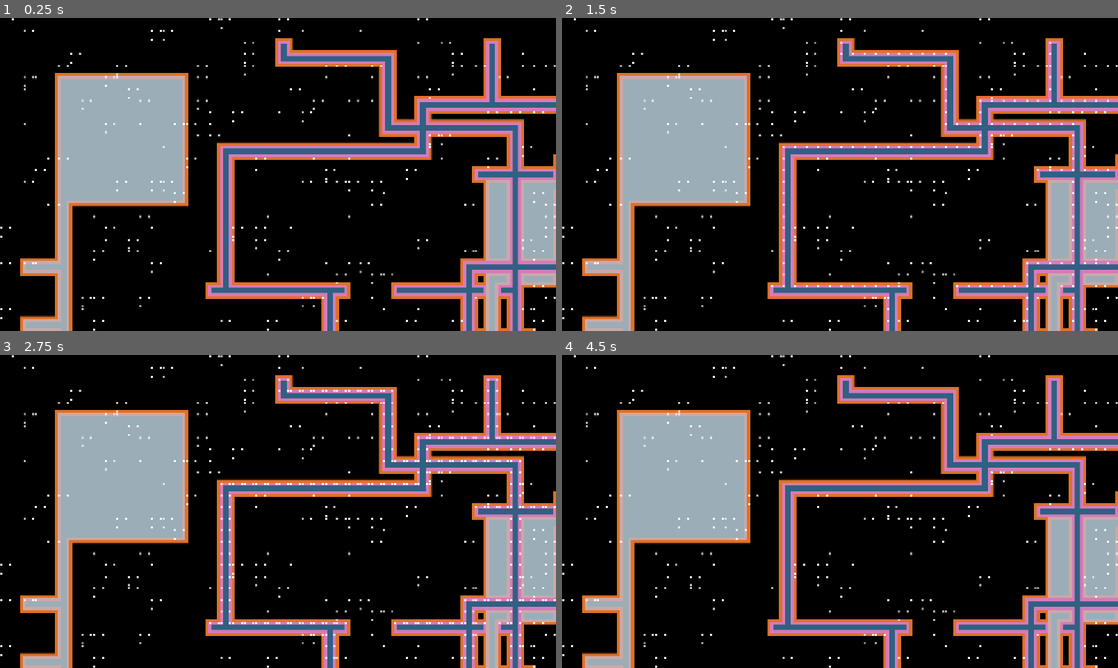
Above: before the commit, frames 1-4 (two rows, left to right).
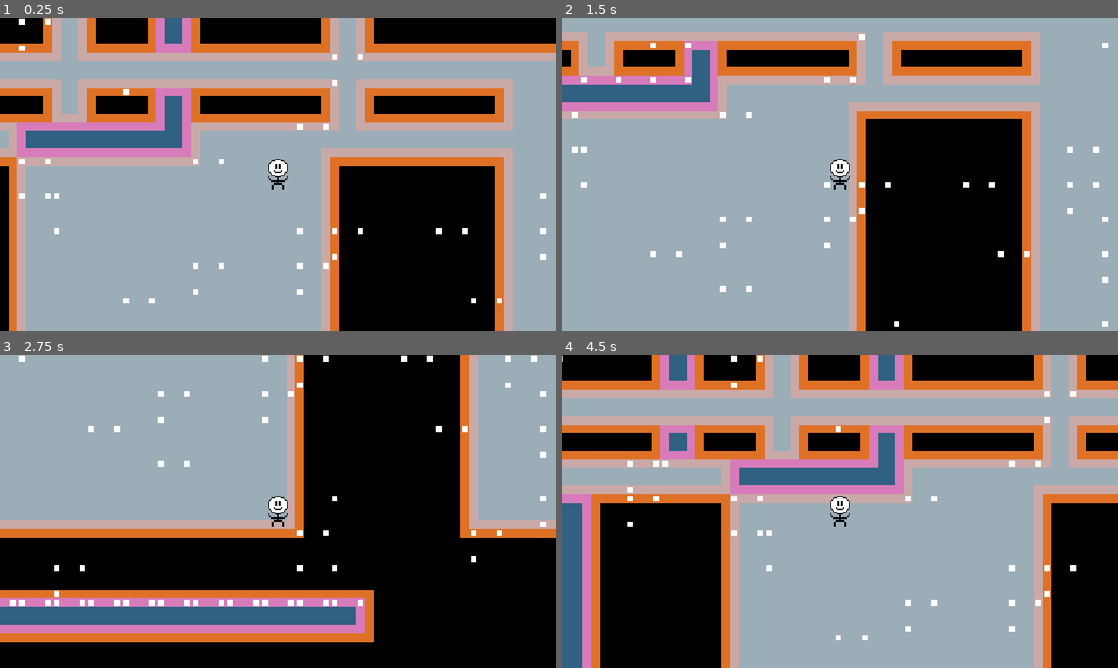
Above: after the commit, the same moments.

Repository: jessica-seabolt/novice
Game: Godot game, scene res://dungeon/Dungeon.tscn
The game is run twice, just before and just after one commit, with the same random seed, the same clock (stepped at 60 frames per second) and the same inputs.
Inputs:
- Up to frame 1 (0.25 s): no input
- Up to frame 2 (1.5 s): tap Enter at 0.5 s; hold D (move_right, bound only after the commit) 0.53-1.28 s; tap Space at 1.25 s; hold S (move_down, bound only after the commit) from 1.28 s (still down)
- Up to frame 3 (2.75 s): release S (move_down, bound only after the commit) at 2.03 s; hold D (move_right, bound only after the commit) from 2.03 s (still down)
- Up to frame 4 (4.5 s): tap Enter at 2.75 s; release D (move_right, bound only after the commit) at 2.78 s; hold W (move_up, bound only after the commit) 2.78-3.53 s; hold A (move_left, bound only after the commit) from 3.53 s (still down)

The runs differ from the first frame. In frame 1, 74% of the frame differs, in the area x 0-100%, y 0-100%; in frame 2, 73%; in frame 3, 58%; in frame 4, 83%.

Commit message:
Add the player, player spawning, 8-direction movement, and a turn system
- Player scene: a Node2D with a sprite and a following camera,
  placed with setup() by Dungeon
- SpawnGenerator picks a random room, then a random tile in it that
  can reach every other room
- FloorValidator now remembers that
  region, preferring the larger one when two reach as many rooms
- MoveRules decides whether a step is allowed
- Movement in 8 directions, with WASD, the arrow keys, the d-pad or
  the left stick
- Each step moves the player on the grid right away and slides the
  sprite over after, so actors added later can move at the same time
- TurnSystem asks each actor to take its turn in order
- Placeholder test sprite, nearest-neighbour texture filtering, and
  movement inputs in project settings
- Wobble some dogs

Diff:
--- a/dungeon/dungeon.gd
+++ b/dungeon/dungeon.gd
@@ -2,8 +2,13 @@
 ## Generates dungeon floors for a player to explore
 
 const TEST_CONFIG = preload("res://dungeon/config/dc_test.tres")
+const PLAYER_SCENE: PackedScene = preload("res://entity/player/player.tscn")
+
 var config: DungeonConfig
 var grid: FloorGrid
+var player: Player
+var turn_system: TurnSystem
+
 @onready var tilemap_layer: TileMapLayer = $TileMapLayer
 
 
@@ -23,5 +28,20 @@
     HallwayGenerator.generate(ctx)
     SpecialTerrainGenerator.generate(ctx)
     FloorValidator.validate(ctx)
+    SpawnGenerator.generate(ctx)
     FloorRenderer.render(grid, tilemap_layer)
+    _spawn_player(ctx)
+    _setup_turn_system()
     grid.print_grid()
+
+
+func _spawn_player(ctx: GenerationContext) -> void:
+    player = PLAYER_SCENE.instantiate()
+    add_child(player)
+    player.setup(grid, tilemap_layer, ctx.player_spawn)
+
+
+func _setup_turn_system() -> void:
+    turn_system = TurnSystem.new()
+    turn_system.add_actor(player)
+    turn_system.run()
--- a/dungeon/generation/floor_validator.gd
+++ b/dungeon/generation/floor_validator.gd
@@ -8,8 +8,9 @@
     for _repair: int in range(ctx.rooms.size()):
         var labels: Dictionary = _label_regions(ctx.grid)
         var region_rooms: Dictionary = _rooms_by_region(ctx.grid, labels)
-        var main: int = _region_with_most_rooms(region_rooms)
+        var main: int = _main_region(region_rooms, _region_sizes(labels))
         if main == -1 or region_rooms[main].size() == ctx.rooms.size():
+            ctx.reachable_tiles = _tiles_in_region(labels, main)
             return
 
         var path: Array[Vector2i] = _path_to_missing_room(ctx.grid, labels, region_rooms, main)
@@ -69,10 +70,17 @@
     return region_rooms
 
 
-static func _region_with_most_rooms(region_rooms: Dictionary) -> int:
+# The region touching the most rooms, or the bigger one when two regions touch as many
+static func _main_region(region_rooms: Dictionary, region_sizes: Dictionary) -> int:
     var best: int = -1
     for region: int in region_rooms:
-        if best == -1 or region_rooms[region].size() > region_rooms[best].size():
+        if best == -1:
+            best = region
+            continue
+        var rooms_here: int = region_rooms[region].size()
+        var rooms_best: int = region_rooms[best].size()
+        var bigger: bool = region_sizes[region] > region_sizes[best]
+        if rooms_here > rooms_best or (rooms_here == rooms_best and bigger):
             best = region
     return best
 
@@ -124,3 +132,18 @@
         path.append(p)
         p = came_from[p]
     return path
+
+
+static func _tiles_in_region(labels: Dictionary, region: int) -> Array[Vector2i]:
+    var tiles: Array[Vector2i] = []
+    for p: Vector2i in labels:
+        if labels[p] == region:
+            tiles.append(p)
+    return tiles
+
+
+static func _region_sizes(labels: Dictionary) -> Dictionary:
+    var sizes: Dictionary = {}
+    for p: Vector2i in labels:
+        sizes[labels[p]] = sizes.get(labels[p], 0) + 1
+    return sizes
--- a/dungeon/generation/generation_context.gd
+++ b/dungeon/generation/generation_context.gd
@@ -6,6 +6,8 @@
 var rng: RandomNumberGenerator
 var rooms: Array[DungeonRoom]
 var astar: AStarGrid2D
+var reachable_tiles: Array[Vector2i]
+var player_spawn: Vector2i
 
 var _next_room_id: int
 
--- /dev/null
+++ b/dungeon/generation/spawn_generator.gd
@@ -0,0 +1,14 @@
+class_name SpawnGenerator extends RefCounted
+## Decides where things start on a floor
+
+
+## Picks a random room, then a random reachable tile in it
+static func generate(ctx: GenerationContext) -> void:
+    var room: DungeonRoom = ctx.rooms[ctx.rng.randi_range(0, ctx.rooms.size() - 1)]
+
+    var tiles: Array[Vector2i] = []
+    for p: Vector2i in ctx.reachable_tiles:
+        if ctx.grid.get_tile(p).room_id == room.id:
+            tiles.append(p)
+
+    ctx.player_spawn = tiles[ctx.rng.randi_range(0, tiles.size() - 1)]
--- /dev/null
+++ b/dungeon/turn_system.gd
@@ -0,0 +1,17 @@
+class_name TurnSystem extends RefCounted
+## Decides who acts next, and asks each actor to take its turn
+
+var _actors: Array[Player] = []
+
+
+func add_actor(actor: Player) -> void:
+    _actors.append(actor)
+
+
+## Runs turns forever, one actor at a time
+func run() -> void:
+    if _actors.is_empty():
+        return
+    while true:
+        for actor: Player in _actors:
+            await actor.take_turn()
--- /dev/null
+++ b/entity/move_rules.gd
@@ -0,0 +1,18 @@
+class_name MoveRules extends RefCounted
+## Decides whether a creature can step from one tile to a neighbouring one
+
+
+## Whether something standing on "from" can step one tile in "direction", diagonals included
+static func can_step(grid: FloorGrid, from: Vector2i, direction: Vector2i) -> bool:
+    var to: Vector2i = from + direction
+    if not grid.is_ground(to):
+        return false
+
+    # A diagonal step can't cut across the corner of a wall
+    if direction.x != 0 and direction.y != 0:
+        var beside_x: Vector2i = from + Vector2i(direction.x, 0)
+        var beside_y: Vector2i = from + Vector2i(0, direction.y)
+        if grid.is_wall(beside_x) or grid.is_wall(beside_y):
+            return false
+
+    return true
--- /dev/null
+++ b/entity/player/player.gd
@@ -0,0 +1,71 @@
+class_name Player extends Node2D
+## The player's character, walking the floor one tile per turn
+
+## How long one step takes to slide, in seconds
+const STEP_DURATION: float = 0.15
+## How long a freshly pressed direction waits for a second key, so two keys make a diagonal
+const DIAGONAL_GRACE: float = 0.05
+
+var grid_position: Vector2i
+
+var _grid: FloorGrid
+var _tilemap_layer: TileMapLayer
+var _step_tween: Tween
+
+
+## Places the player on the floor it will be walking around
+func setup(floor_grid: FloorGrid, tilemap_layer: TileMapLayer, spawn: Vector2i) -> void:
+    _grid = floor_grid
+    _tilemap_layer = tilemap_layer
+    grid_position = spawn
+    position = _tilemap_layer.map_to_local(spawn)
+
+
+## Waits for the player to choose a move they're allowed to make, then makes it
+func take_turn() -> void:
+    # Let the last step finish sliding before choosing the next
+    if _step_tween != null and _step_tween.is_running():
+        await _step_tween.finished
+
+    while true:
+        var direction: Vector2i = await _wait_for_direction()
+        if MoveRules.can_step(_grid, grid_position, direction):
+            _step(direction)
+            return
+        # Blocked moves cost nothing, but wait a frame so that holding
+        # a direction into a wall doesn't freeze the game
+        await get_tree().process_frame
+
+
+# Returns the held direction, waiting for one if nothing is held
+# A fresh press waits a moment longer, in case a second key is on its way to make a diagonal
+func _wait_for_direction() -> Vector2i:
+    var direction: Vector2i = _held_direction()
+    if direction != Vector2i.ZERO:
+        return direction # Still held from the last step, so keep walking without delay
+
+    while direction == Vector2i.ZERO:
+        await get_tree().process_frame
+        direction = _held_direction()
+
+    if direction.x == 0 or direction.y == 0:
+        await get_tree().create_timer(DIAGONAL_GRACE).timeout
+        var settled: Vector2i = _held_direction()
+        if settled != Vector2i.ZERO:
+            direction = settled
+
+    return direction
+
+
+# Moves on the grid right away, then slides the sprite over to match
+func _step(direction: Vector2i) -> void:
+    grid_position += direction
+    var target: Vector2 = _tilemap_layer.map_to_local(grid_position)
+    _step_tween = create_tween()
+    _step_tween.tween_property(self, "position", target, STEP_DURATION)
+
+
+# The direction currently held, including diagonals, or zero if nothing is held
+func _held_direction() -> Vector2i:
+    var input: Vector2 = Input.get_vector("move_left", "move_right", "move_up", "move_down")
+    return Vector2i(signi(roundi(input.x)), signi(roundi(input.y)))
--- /dev/null
+++ b/entity/player/player.tscn
@@ -0,0 +1,24 @@
+[gd_scene format=3 uid="uid://jn4w2opxosxp"]
+
+[ext_resource type="Script" uid="uid://dy3jluem0hnvd" path="res://entity/player/player.gd" id="1_e6ar1"]
+[ext_resource type="Texture2D" uid="uid://2jb32pypqpnd" path="res://graphics/sprites/test_sprite.png" id="2_4pl66"]
+
+[sub_resource type="SpriteFrames" id="SpriteFrames_86mg2"]
+animations = [{
+"frames": [{
+"duration": 1.0,
+"texture": ExtResource("2_4pl66")
+}],
+"loop": 1,
+"name": &"default",
+"speed": 5.0
+}]
+
+[node name="Player" type="Node2D" unique_id=1132814981]
+script = ExtResource("1_e6ar1")
+
+[node name="AnimatedSprite2D" type="AnimatedSprite2D" parent="." unique_id=1269501177]
+sprite_frames = SubResource("SpriteFrames_86mg2")
+
+[node name="Camera2D" type="Camera2D" parent="." unique_id=1952857559]
+zoom = Vector2(3, 3)
--- a/project.godot
+++ b/project.godot
@@ -24,10 +24,46 @@
 window/stretch/mode="canvas_items"
 window/stretch/aspect="expand"
 
+[input]
+
+move_up={
+"deadzone": 0.2,
+"events": [Object(InputEventKey,"resource_local_to_scene":false,"resource_name":"","device":16,"window_id":0,"alt_pressed":false,"shift_pressed":false,"ctrl_pressed":false,"meta_pressed":false,"pressed":false,"keycode":0,"physical_keycode":87,"key_label":0,"unicode":0,"location":0,"echo":false,"script":null)
+, Object(InputEventKey,"resource_local_to_scene":false,"resource_name":"","device":-1,"window_id":0,"alt_pressed":false,"shift_pressed":false,"ctrl_pressed":false,"meta_pressed":false,"pressed":false,"keycode":0,"physical_keycode":4194320,"key_label":0,"unicode":0,"location":0,"echo":false,"script":null)
+, Object(InputEventJoypadButton,"resource_local_to_scene":false,"resource_name":"","device":-1,"button_index":11,"pressure":0.0,"pressed":true,"script":null)
+, Object(InputEventJoypadMotion,"resource_local_to_scene":false,"resource_name":"","device":-1,"axis":1,"axis_value":-1.0,"script":null)
+]
+}
+move_down={
+"deadzone": 0.2,
+"events": [Object(InputEventKey,"resource_local_to_scene":false,"resource_name":"","device":-1,"window_id":0,"alt_pressed":false,"shift_pressed":false,"ctrl_pressed":false,"meta_pressed":false,"pressed":false,"keycode":0,"physical_keycode":83,"key_label":0,"unicode":115,"location":0,"echo":false,"script":null)
+, Object(InputEventKey,"resource_local_to_scene":false,"resource_name":"","device":-1,"window_id":0,"alt_pressed":false,"shift_pressed":false,"ctrl_pressed":false,"meta_pressed":false,"pressed":false,"keycode":0,"physical_keycode":4194322,"key_label":0,"unicode":0,"location":0,"echo":false,"script":null)
+, Object(InputEventJoypadButton,"resource_local_to_scene":false,"resource_name":"","device":-1,"button_index":12,"pressure":0.0,"pressed":true,"script":null)
+, Object(InputEventJoypadMotion,"resource_local_to_scene":false,"resource_name":"","device":-1,"axis":1,"axis_value":1.0,"script":null)
+]
+}
+move_left={
+"deadzone": 0.2,
+"events": [Object(InputEventKey,"resource_local_to_scene":false,"resource_name":"","device":-1,"window_id":0,"alt_pressed":false,"shift_pressed":false,"ctrl_pressed":false,"meta_pressed":false,"pressed":false,"keycode":0,"physical_keycode":65,"key_label":0,"unicode":97,"location":0,"echo":false,"script":null)
+, Object(InputEventKey,"resource_local_to_scene":false,"resource_name":"","device":-1,"window_id":0,"alt_pressed":false,"shift_pressed":false,"ctrl_pressed":false,"meta_pressed":false,"pressed":false,"keycode":0,"physical_keycode":4194319,"key_label":0,"unicode":0,"location":0,"echo":false,"script":null)
+, Object(InputEventJoypadButton,"resource_local_to_scene":false,"resource_name":"","device":-1,"button_index":13,"pressure":0.0,"pressed":true,"script":null)
+, Object(InputEventJoypadMotion,"resource_local_to_scene":false,"resource_name":"","device":-1,"axis":0,"axis_value":-1.0,"script":null)
+]
+}
+move_right={
+"deadzone": 0.2,
+"events": [Object(InputEventKey,"resource_local_to_scene":false,"resource_name":"","device":-1,"window_id":0,"alt_pressed":false,"shift_pressed":false,"ctrl_pressed":false,"meta_pressed":false,"pressed":false,"keycode":0,"physical_keycode":68,"key_label":0,"unicode":100,"location":0,"echo":false,"script":null)
+, Object(InputEventKey,"resource_local_to_scene":false,"resource_name":"","device":-1,"window_id":0,"alt_pressed":false,"shift_pressed":false,"ctrl_pressed":false,"meta_pressed":false,"pressed":false,"keycode":0,"physical_keycode":4194321,"key_label":0,"unicode":0,"location":0,"echo":false,"script":null)
+, Object(InputEventJoypadButton,"resource_local_to_scene":false,"resource_name":"","device":-1,"button_index":14,"pressure":0.0,"pressed":true,"script":null)
+, Object(InputEventJoypadMotion,"resource_local_to_scene":false,"resource_name":"","device":-1,"axis":0,"axis_value":1.0,"script":null)
+]
+}
+
 [physics]
 
 3d/physics_engine="Jolt Physics"
 
 [rendering]
 
+textures/canvas_textures/default_texture_filter=0
 rendering_device/driver.windows="d3d12"
Not shown, added: dungeon/generation/spawn_generator.gd.uid
Not shown, added: dungeon/turn_system.gd.uid
Not shown, added: entity/move_rules.gd.uid
Not shown, added: entity/player/player.gd.uid
Binary file added: graphics/sprites/test_sprite.png
Not shown, added: graphics/sprites/test_sprite.png.import
Not shown, changed: docs/README.md
